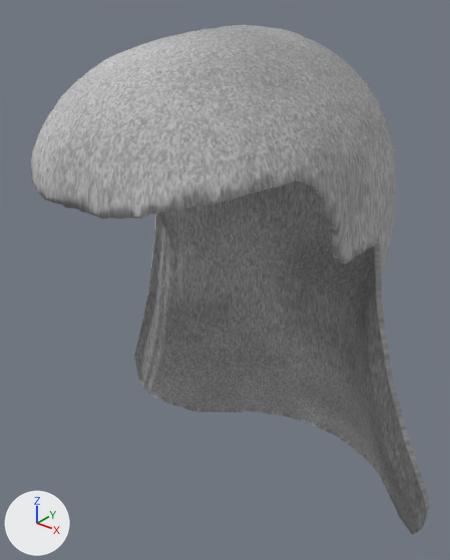
The glTF model godot/assets/characters/look/hair/hair_long.glb as it was, and as the next commit left it.
Both versions are drawn from a camera (50 mm lens) standing at (0.209, -0.26, 1.786) and looking at (-0.013, 0.018, 1.614). The axes (+X, +Y, +Z) are drawn at lower left. The lights are the same throughout. The older version comes first. Objects named as collision shapes, trigger or cutter boxes, shadow casters or lower levels of detail are left out. Vertices at exactly the same position are counted once.

In view in the first picture: 'hair_lod0'.
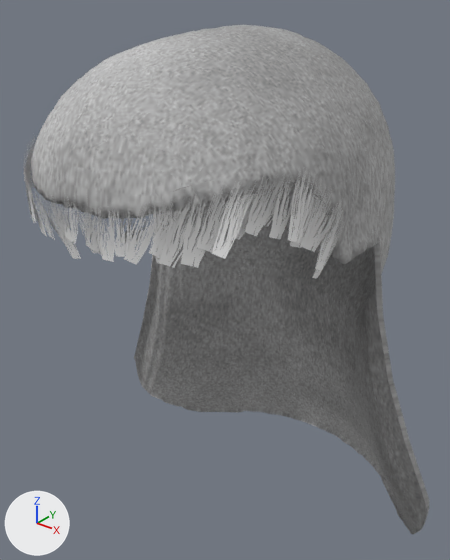
Changed parts and their boxes (x1, y1, x2, y2) in the pictures (450 x 560 px; the box of a moved part takes in the faces that stretch with it):
'hair_lod0', reshaped
    both: (31, 25, 429, 534)
'cards_lod0', added
    after: (23, 139, 345, 278)
part 1 of me_hair_lod0_003, moved or reshaped
    both: (32, 135, 356, 251)
part 2 of me_hair_lod0_003, surface changed
    both: (31, 69, 388, 345)

The change, as a diff of the scene's bpy script:
```diff
--- a/godot/assets/characters/look/hair/hair_long.glb.py
+++ b/godot/assets/characters/look/hair/hair_long.glb.py
@@ img_long @@
+img_long = load_image('long', '_unpacked/long', 512, 512, 'sRGB')
@@ img_long_normal @@
+img_long_normal = load_image('long_normal', '_unpacked/long_normal', 512, 512, 'Non-Color')
@@ img_hair_cards_long @@
+img_hair_cards_long = load_image('hair_cards_long', '_unpacked/hair_cards_long', 256, 256, 'sRGB')
@@ mat_hair_long @@
 n2 = _N.new('ShaderNodeTexImage'); n2.name = 'Image Texture'
-n2.image = img_hair_long
+n2.image = img_long
 n3 = _N.new('ShaderNodeNormalMap'); n3.name = 'Normal Map'
@@ mat_hair_long @@
 n4 = _N.new('ShaderNodeTexImage'); n4.name = 'Image Texture.001'
-n4.image = img_hair_long_normal
+n4.image = img_long_normal
 _L.new(n0.outputs[0], n1.inputs[0])  # 'BSDF' to 'Surface'
@@ mat_hair_cards_long @@
+mat_hair_cards_long = bpy.data.materials.new('hair_cards_long')
+# uses the picture img_hair_cards_long
@@ me_hair_lod0_003 @@
 # used by ob_hair_lod0; location = (0.0, 0.0, 0.0)
-me_hair_lod0_003.from_pydata(...)  # 3331 vertices, 6440 faces; spans x -0.129..0.129, y -0.105..0.142, z 1.424..1.764
+me_hair_lod0_003.from_pydata(...)  # 3329 vertices, 6437 faces; spans x -0.129..0.129, y -0.105..0.142, z 1.424..1.764
+# me_hair_lod0_003 part 1
+# 60 vertices are removed from x -0.083..0.083, y -0.088..-0.008, z 1.679..1.72
+# 223 faces are deleted
+# 3 vertices in x 0.077..0.08, y -0.036..-0.034, z 1.703..1.705 move by (0.0, 0.0, -0.002)
+# 24 vertices move from x -0.081..0.08, y -0.082..-0.013, z 1.685..1.715 to x -0.081..0.08, y -0.083..-0.013, z 1.686..1.715
+# 60 vertices are added at x -0.082..0.083, y -0.087..-0.007, z 1.678..1.72
+# 224 new faces join them
+# me_hair_lod0_003 part 2: 5575 kept faces spanning x -0.11..0.121, y -0.105..0.142, z 1.424..1.764 get new texture (UV) coordinates
+# other edits to the shape of me_hair_lod0_003 do not show in these pictures
 me_hair_lod0_003.materials.append(mat_hair_long)
@@ me_cards_lod0_002 @@
+me_cards_lod0_002.from_pydata(...)  # 276 vertices, 184 faces; spans x -0.087..0.088, y -0.11..-0.014, z 1.661..1.721
+me_cards_lod0_002.materials.append(mat_hair_cards_long)
@@ ob_cards_lod0 @@
+ob_cards_lod0 = bpy.data.objects.new('cards_lod0', me_cards_lod0_002)
+ob_cards_lod0.location = (0.0, 0.0, 0.0)
```
